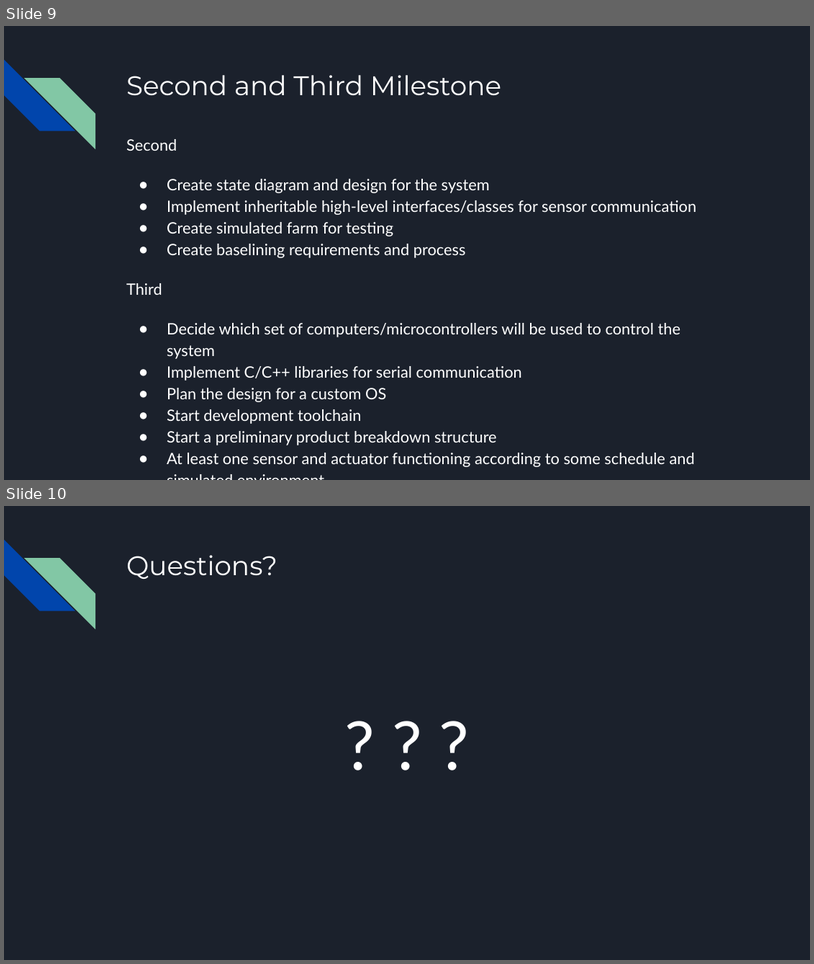
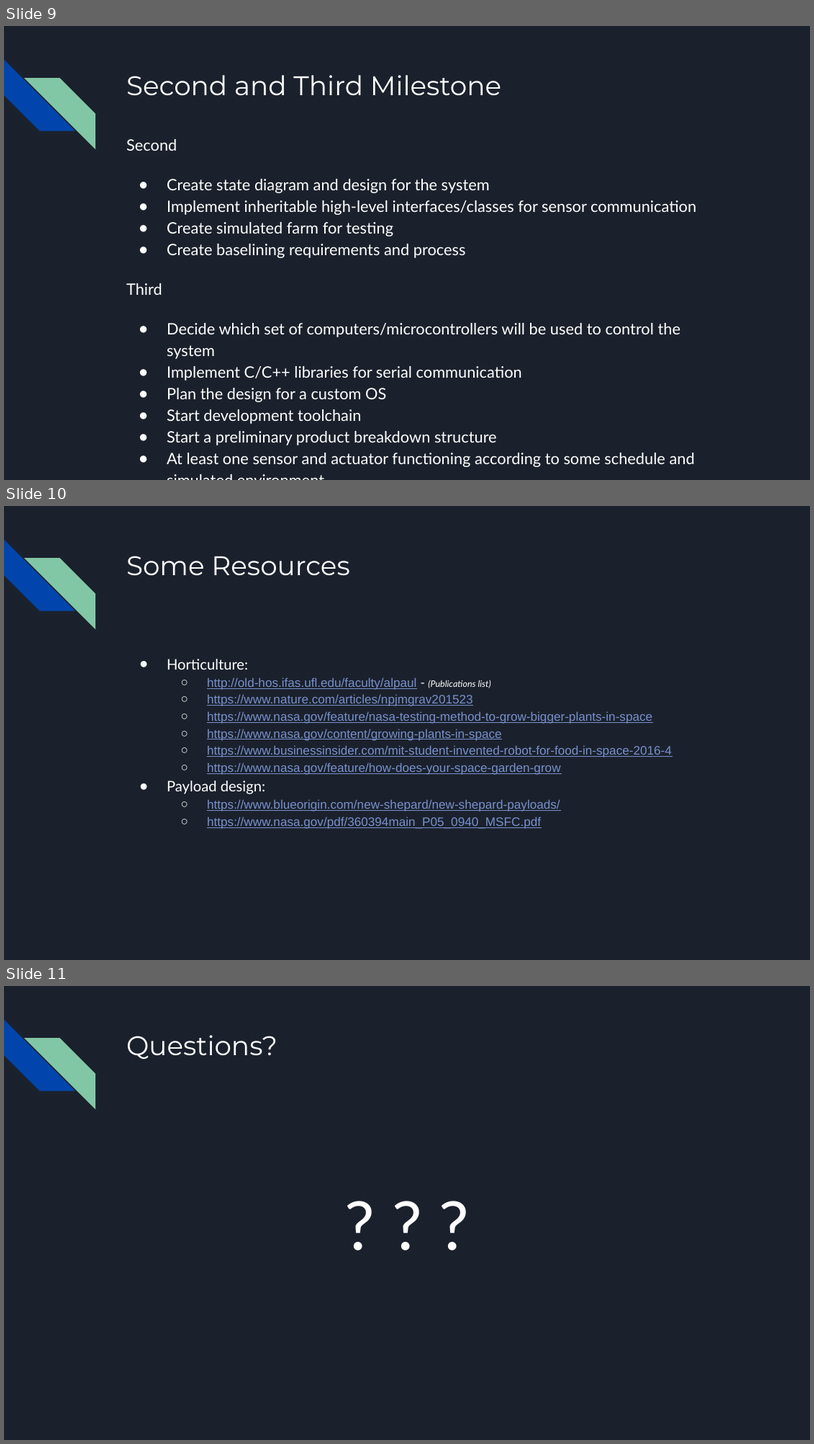
Before and after one commit to killsap/automated-multi-cycle-farming-in-space-website, a slide deck: docs/ProjectPlanPresentation.pptx. Shown one above the other, each under a label of ours: slides 9 and 10 before the commit, slides 9, 10 and 11 after it. The pictures are 814x964 and 814x1444 pixels, drawn with LibreOffice and Linux fonts; fonts in the diff are those of the drawing. Boxes give left, top, right and bottom in pixels: in the first picture for what was removed or moved away, otherwise in the second. Text is boxed around its words. In the diff, an @@ line names an element or a change of style, - is before the commit and + after.

```diff
--- a/docs/ProjectPlanPresentation.pptx
+++ b/docs/ProjectPlanPresentation.pptx
@@ slide 10 added at bbox=[4, 506, 810, 960], background #1B212C; not listed: 2 template elements that a slide beside it also shows @@
@@ title added at bbox=[126, 556, 350, 576], 24 pt, text #FFFFFF @@
+Some Resources
@@ text added at bbox=[167, 659, 672, 829], 11 pt, text #7890CD, underline @@
+● Horticulture:
+  ○ http://old-hos.ifas.ufl.edu/faculty/alpaul - (Publications list)
+  ○ https://www.nature.com/articles/npjmgrav201523
+  ○ https://www.nasa.gov/feature/nasa-testing-method-to-grow-bigger-plants-in-space
+  ○ https://www.nasa.gov/content/growing-plants-in-space
+  ○ https://www.businessinsider.com/mit-student-invented-robot-for-food-in-space-2016-4
+  ○ https://www.nasa.gov/feature/how-does-your-space-garden-grow
+● Payload design:
+  ○ https://www.blueorigin.com/new-shepard/new-shepard-payloads/
+  ○ https://www.nasa.gov/pdf/360394main_P05_0940_MSFC.pdf
@@ what was slide 10 is now slide 11 @@
```
Also in this commit, not shown: 2 slides changed.
